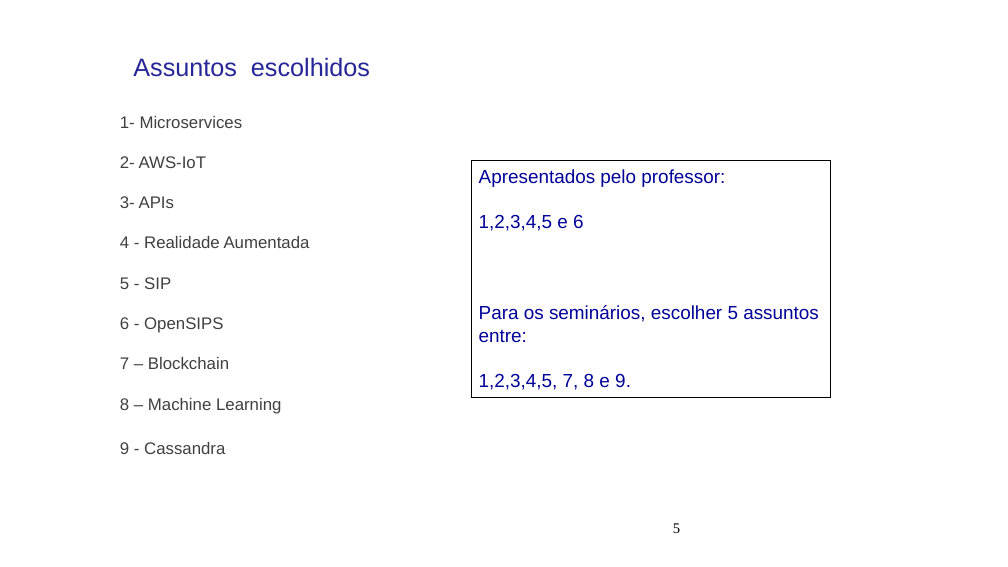
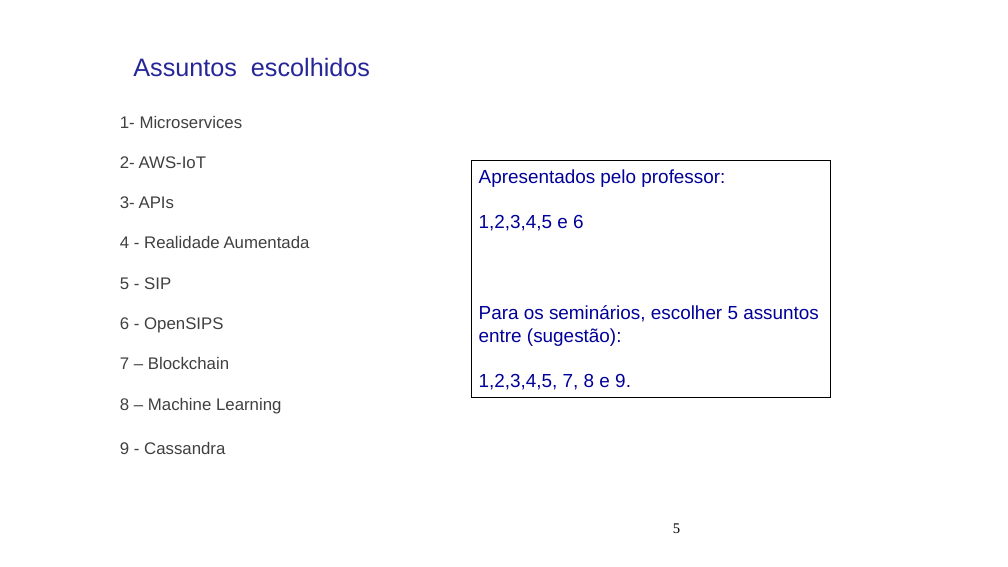
Before and after one commit to xrodpim/PostGraduate_Portfolio, a slide deck: slide 5 of DM119/slides/A_Apresentacao_Curso.pptx. Drawn at 1008x567 pixels with LibreOffice and Linux fonts; fonts in the diff are those of the drawing; background and template pictures are left out. Boxes give left, top, right and bottom in pixels: in the first picture for what was removed or moved away, otherwise in the second. Text is boxed around its words. In the diff, an @@ line names an element or a change of style, - is before the commit and + after.

```diff
--- a/DM119/slides/A_Apresentacao_Curso.pptx
+++ b/DM119/slides/A_Apresentacao_Curso.pptx
@@ text in rectangle at [479,305,819,346]: text changed @@
-Para os seminários, escolher 5 assuntos entre:
+Para os seminários, escolher 5 assuntos entre (sugestão):
```
Also in this commit, not shown: 1 other slide changed.
